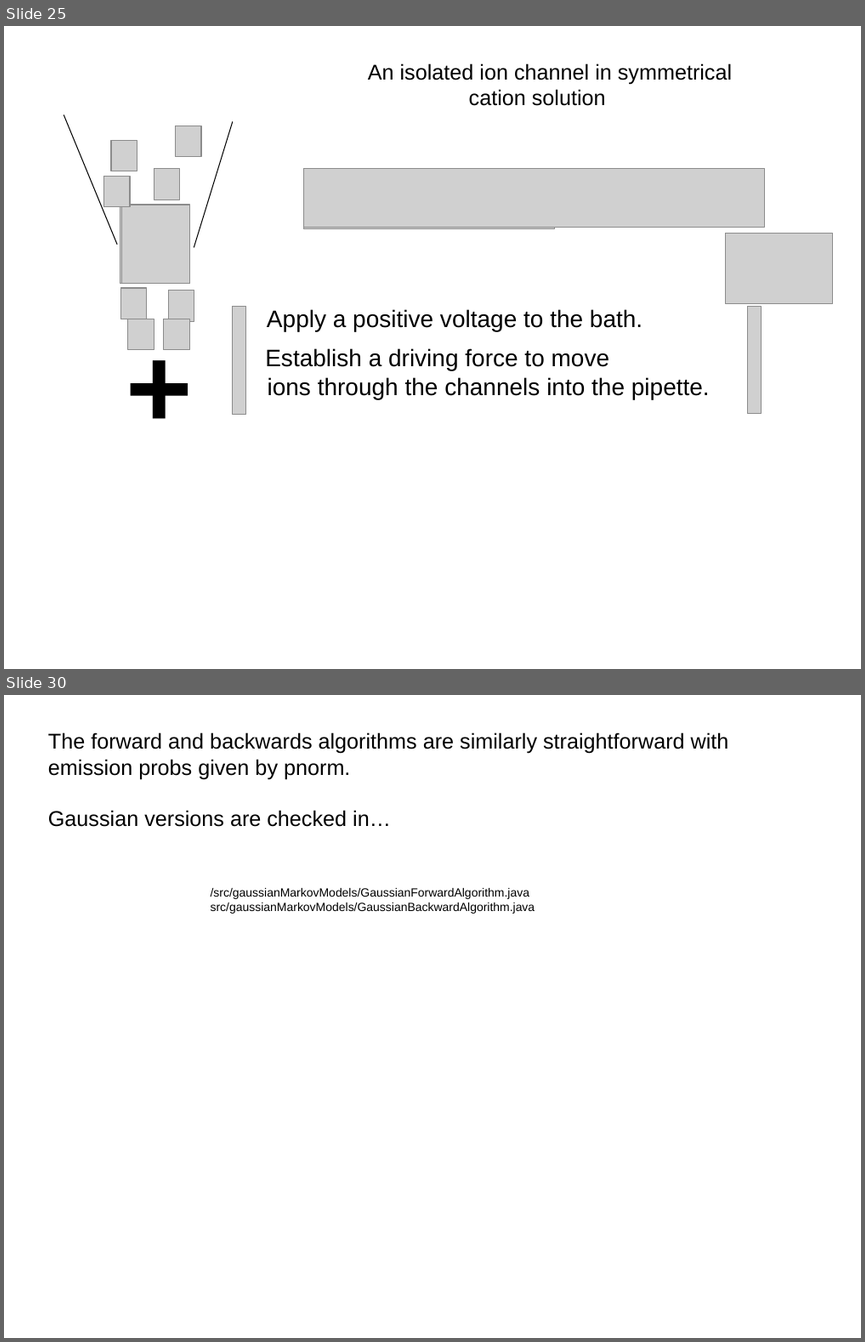
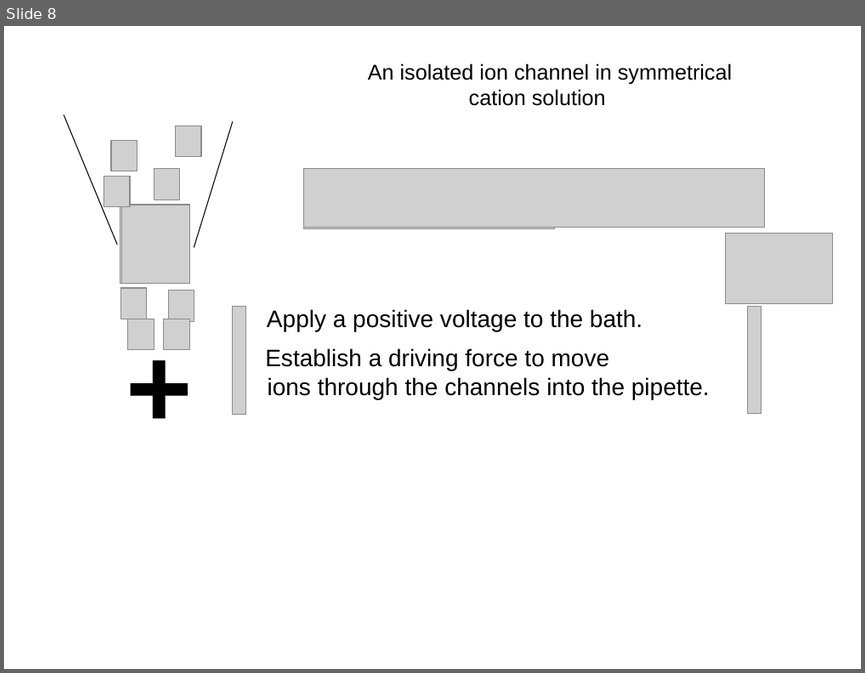
Before and after one commit to afodor/afodor.github.io, a slide deck: classes/stats2016/Lecture26.ppt. Shown one above the other, each under a label of ours: slides 25 and 30 before the commit, slide 8 after it; the slides between them are not shown. The pictures are 865x1342 and 865x673 pixels, drawn with LibreOffice and Linux fonts; fonts in the diff are those of the drawing; grey boxes stand for pictures. Boxes give left, top, right and bottom in pixels: in the first picture for what was removed or moved away, otherwise in the second. Text is boxed around its words. In the diff, an @@ line names an element or a change of style, - is before the commit and + after.

```diff
--- a/classes/stats2016/Lecture26.ppt
+++ b/classes/stats2016/Lecture26.ppt
@@ slide 30 removed at (x1=4, y1=695, x2=861, y2=1338), background #FFFFFF @@
@@ text removed at (x1=48, y1=732, x2=729, y2=827) @@
-The forward and backwards algorithms are similarly straightforward with emission probs given by pnorm.
-Gaussian versions are checked in…
@@ text removed at (x1=211, y1=888, x2=535, y2=913) @@
-/src/gaussianMarkovModels/GaussianForwardAlgorithm.java
-src/gaussianMarkovModels/GaussianBackwardAlgorithm.java
@@ what was slide 25 is now slide 8 @@
```
Also in this commit, not shown: 5 slides changed, 18 slides added, 20 other slides removed.
